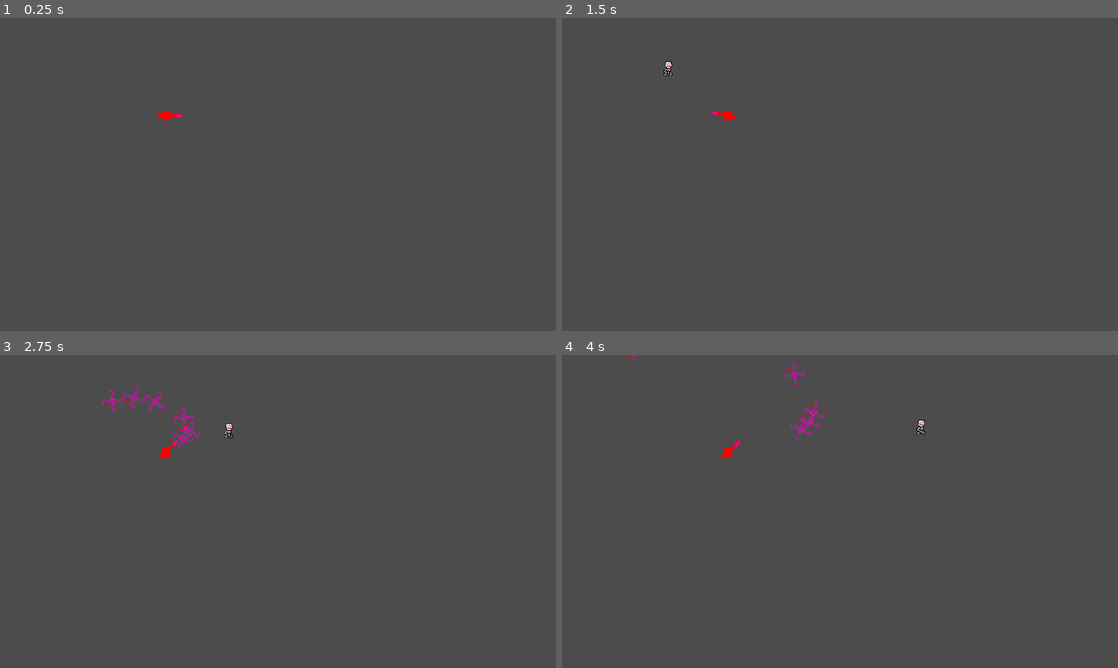
Above: before the commit, frames 1-4 (two rows, left to right).
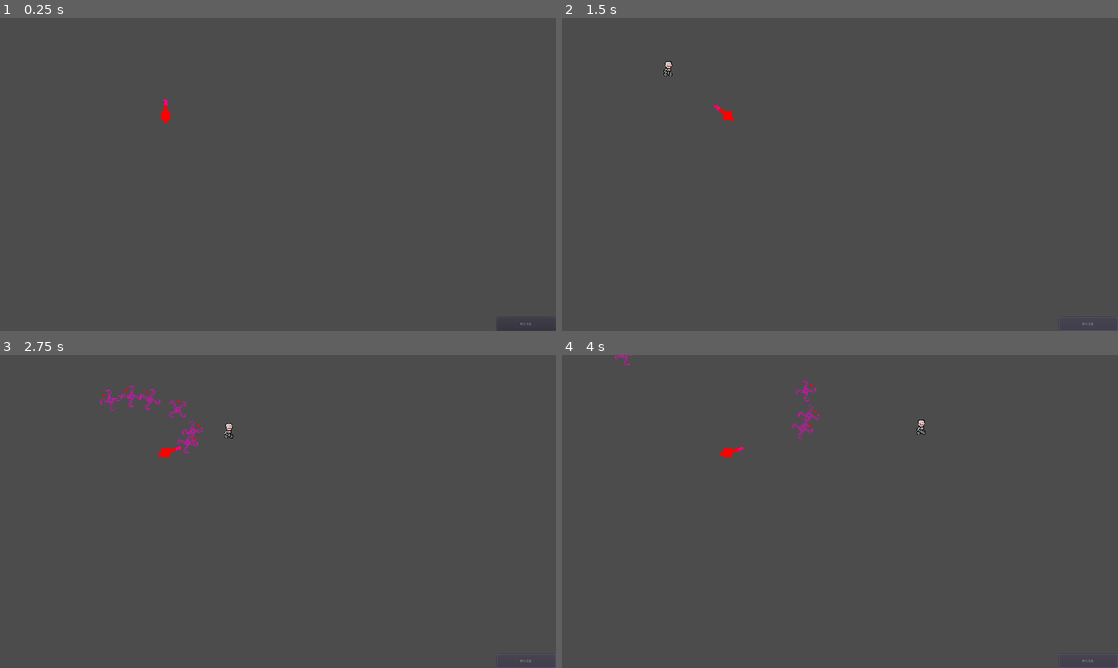
Above: after the commit, the same moments.

Repository: UnderVanCo-Op/Converyor-Defense
Game: Godot game, scene res://Levels/ATest/Test.tscn
The game is run twice, just before and just after one commit, with the same random seed, the same clock (stepped at 60 frames per second) and the same inputs.
Inputs (mouse positions are in pixels of both pictures, inside the frame that each line leads up to):
- Up to frame 1 (0.25 s): no input
- Up to frame 2 (1.5 s): click (1090, 324) at 0.5 s, where only the run after the commit has a clickable "BUILD"; click (1090, 324) at 1.25 s, where only the run after the commit has a clickable "BUILD"
- Up to frame 3 (2.75 s): click (528, 661) at 2 s, where only the run after the commit has a clickable "BUILD"
- Up to frame 4 (4 s): no input

The runs differ from the first frame. In frame 1, less than 0.1% of the frame differs, in the area x 28-96%, y 26-99%; in frame 2, less than 0.1%; in frame 3, 0.5%, in the area x 18-100%, y 9-100%; in frame 4, 0.3%.

Commit message:
Major: Fix, GUI, etc
-GUI scene
-GameManager scene
-Button for building
-etc

Diff:
--- /dev/null
+++ b/Game Files/GameManager.gd
@@ -0,0 +1,13 @@
+extends Node2D
+#This is GameManager.gd
+
+var cannon = preload("res://Objects/Cannons/Cannon.tscn")
+
+# Called when the node enters the scene tree for the first time.
+func _ready() -> void:
+	pass # Replace with function body.
+
+
+# Called every frame. 'delta' is the elapsed time since the previous frame.
+#func _process(delta: float) -> void:
+#	pass
--- /dev/null
+++ b/Game Files/GameManager.tscn
@@ -0,0 +1,6 @@
+[gd_scene load_steps=2 format=2]
+
+[ext_resource path="res://Game Files/GameManager.gd" type="Script" id=1]
+
+[node name="GameManager" type="Node2D"]
+script = ExtResource( 1 )
--- a/Levels/ATest/Test.tscn
+++ b/Levels/ATest/Test.tscn
@@ -1,7 +1,9 @@
-[gd_scene load_steps=4 format=2]
+[gd_scene load_steps=6 format=2]
 
 [ext_resource path="res://Objects/Cannons/Cannon.tscn" type="PackedScene" id=1]
+[ext_resource path="res://UI/GUI.tscn" type="PackedScene" id=2]
 [ext_resource path="res://Objects/Enemies/Enemy.tscn" type="PackedScene" id=3]
+[ext_resource path="res://Game Files/GameManager.tscn" type="PackedScene" id=4]
 
 [sub_resource type="Curve2D" id=1]
 _data = {
@@ -20,3 +22,7 @@
 
 [node name="Cannon" parent="." instance=ExtResource( 1 )]
 position = Vector2( 572, 337 )
+
+[node name="GUI" parent="." instance=ExtResource( 2 )]
+
+[node name="GameManager" parent="." instance=ExtResource( 4 )]
--- a/Objects/Bullets/Bullet.gd
+++ b/Objects/Bullets/Bullet.gd
@@ -1,6 +1,5 @@
 extends Area2D
 
-var moveV = Vector2.ZERO
 var speed = 3
 var lookV = Vector2.ZERO
 var target
@@ -11,8 +10,8 @@
 		lookV = target.global_position - global_position
 
 func _physics_process(delta: float) -> void:
-	moveV = Vector2.ZERO
+	global_position += Vector2.ZERO.move_toward(lookV, speed)
 
-	moveV = moveV.move_toward(lookV, speed)
-	#moveV = moveV.normalized() * speed
-	global_position += moveV
+
+func _on_VisibilityNotifier2D_screen_exited() -> void:
+	queue_free() # АККУРАТНО, если карта будет большой надо будет переделать
--- a/Objects/Bullets/Bullet.tscn
+++ b/Objects/Bullets/Bullet.tscn
@@ -13,9 +13,10 @@
 
 [node name="Bullet1" type="Sprite" parent="."]
 position = Vector2( 7.62939e-06, 4.76837e-07 )
-rotation = 1.5708
 scale = Vector2( 0.1, 0.1 )
 texture = ExtResource( 1 )
 
 [node name="CollisionShape2D" type="CollisionShape2D" parent="."]
 shape = SubResource( 1 )
+
+[connection signal="screen_exited" from="VisibilityNotifier2D" to="." method="_on_VisibilityNotifier2D_screen_exited"]
--- a/Objects/Cannons/Cannon.gd
+++ b/Objects/Cannons/Cannon.gd
@@ -14,7 +14,8 @@
 		#print("enemies not null")
 		cur_enemy = enemies[0]
 		#$DuloSprite.look_at(cur_enemy.global_position)
-		$DuloSprite.rotation = (global_position - cur_enemy.global_position).angle() - 90
+		#rotate(1.5708)
+		$DuloSprite.rotation = (global_position - cur_enemy.global_position).angle() - 1.5708
 	pass
 
 func _on_Vision_area_entered(area: Area2D) -> void:
@@ -36,3 +37,4 @@
 		b.global_position = $DuloSprite/Position2D.global_position
 		b.target = cur_enemy
 		get_parent().add_child(b)
+		b.rotation = 1.5708
--- a/Objects/Cannons/Cannon.tscn
+++ b/Objects/Cannons/Cannon.tscn
@@ -22,7 +22,6 @@
 
 [node name="DuloSprite" type="Sprite" parent="."]
 position = Vector2( -4.91738e-07, 9.41157e-05 )
-rotation = 1.57079
 scale = Vector2( 0.1, 0.1 )
 texture = ExtResource( 2 )
 offset = Vector2( 9.53674e-07, -150 )
--- /dev/null
+++ b/UI/GUI.gd
@@ -0,0 +1,20 @@
+extends CanvasLayer
+
+
+# Declare member variables here. Examples:
+# var a: int = 2
+# var b: String = "text"
+
+
+# Called when the node enters the scene tree for the first time.
+func _ready() -> void:
+	pass # Replace with function body.
+
+
+# Called every frame. 'delta' is the elapsed time since the previous frame.
+#func _process(delta: float) -> void:
+#	pass
+
+
+func _on_Button_pressed() -> void:
+	pass # Replace with function body.
--- /dev/null
+++ b/UI/GUI.tscn
@@ -0,0 +1,17 @@
+[gd_scene load_steps=2 format=2]
+
+[ext_resource path="res://UI/GUI.gd" type="Script" id=1]
+
+[node name="GUI" type="CanvasLayer"]
+script = ExtResource( 1 )
+
+[node name="Button" type="Button" parent="."]
+anchor_left = 1.0
+anchor_top = 1.0
+anchor_right = 1.0
+anchor_bottom = 1.0
+margin_left = -204.0
+margin_top = -48.0
+text = "BUILD"
+
+[connection signal="pressed" from="Button" to="." method="_on_Button_pressed"]
Binary file added: UI/Безымянный.png
Not shown, added: UI/Безымянный.png.import
